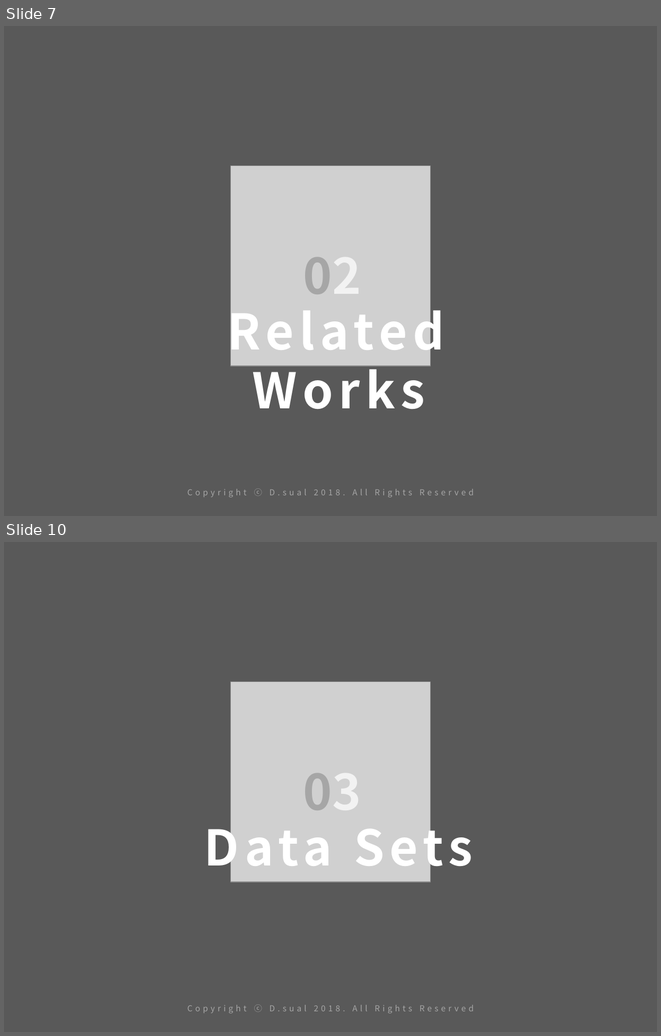
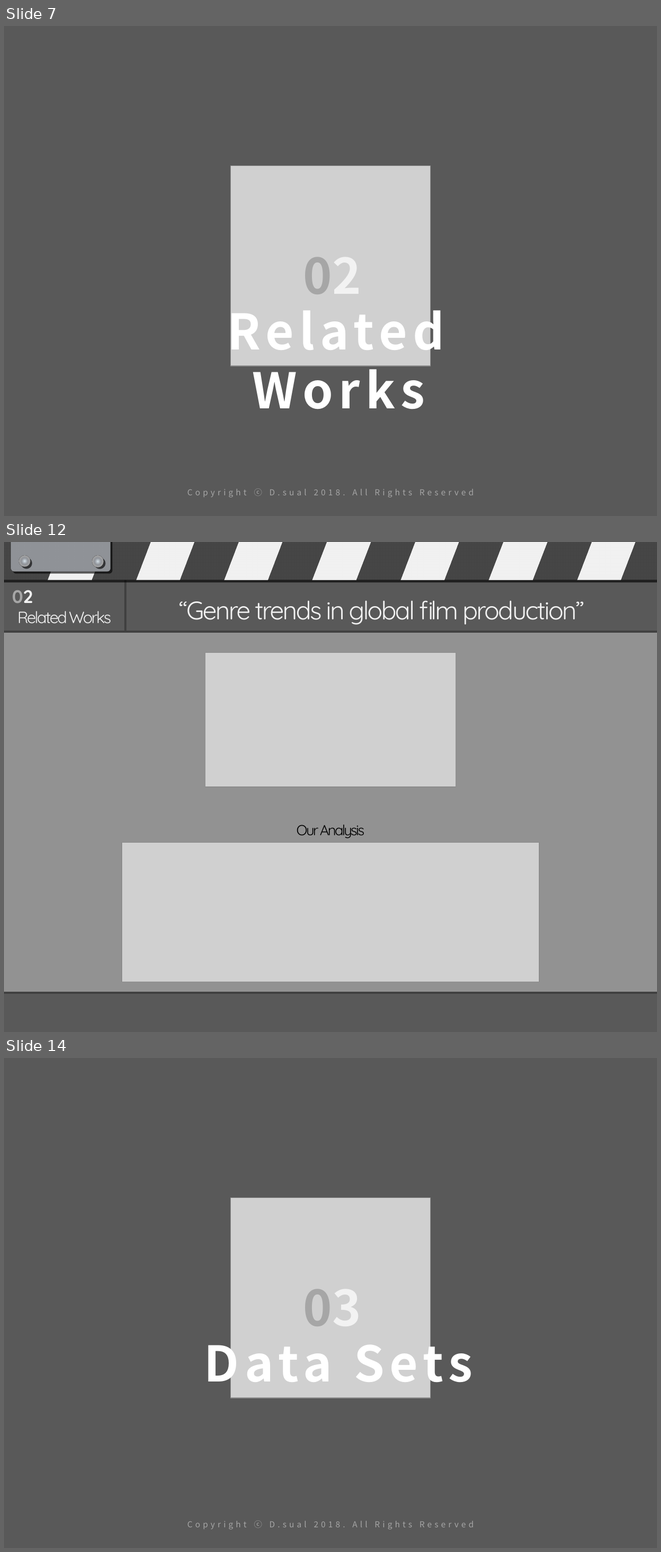
Before and after one commit to asmath472/21SRproject, a slide deck: R final presentation.pptx. Shown one above the other, each under a label of ours: slides 7 and 10 before the commit, slides 7, 12 and 14 after it; the slides between them are not shown. The pictures are 661x1036 and 661x1552 pixels, drawn with LibreOffice and Linux fonts; fonts in the diff are those of the drawing; grey boxes stand for pictures. Boxes give left, top, right and bottom in pixels: in the first picture for what was removed or moved away, otherwise in the second. Text is boxed around its words. In the diff, an @@ line names an element or a change of style, - is before the commit and + after.

```diff
--- a/R final presentation.pptx
+++ b/R final presentation.pptx
@@ slide 12 added at (4,542,657,1032), background #595959 @@
@@ rectangle added at (4,542,657,580), fill #404040 @@
@@ rounded rectangle added at (11,542,111,571), fill #92959B @@
@@ ellipse added at (19,556,30,567), fill gradient #D7E2EA to #B6BEC5 to #92959B to #A6A6A6 to #595959 @@
@@ parallelogram added at (48,542,110,580), fill #FFFFFF @@
@@ ellipse added at (92,556,103,567), fill gradient #D7E2EA to #B6BEC5 to #92959B to #A6A6A6 to #595959 @@
@@ parallelogram added at (136,542,198,580), fill #FFFFFF @@
@@ parallelogram added at (224,542,286,580), fill #FFFFFF @@
@@ parallelogram added at (312,542,374,580), fill #FFFFFF @@
@@ parallelogram added at (400,542,462,580), fill #FFFFFF @@
@@ parallelogram added at (488,542,550,580), fill #FFFFFF @@
@@ parallelogram added at (576,542,639,580), fill #FFFFFF @@
@@ line added from (125, 580) to (125, 632), #404040 2 pt @@
@@ text added at (12,590,33,603), 20 pt, text #A6A6A6, bold @@
+02
@@ text added at (179,600,584,625), 28 pt, text #F2F2F2 @@
+“Genre trends in global film production”
@@ text added at (17,611,111,624), 18 pt, text #F2F2F2 @@
+Related Works
@@ rounded rectangle added at (4,632,657,992), fill #FFFFFF at 35% opacity @@
@@ line added from (4, 632) to (657, 632), #404040 2 pt @@
@@ picture added at (205,652,456,787) @@
@@ text added at (297,824,364,838), 16 pt, text #000000 @@
+Our Analysis
@@ picture added at (122,843,539,982) @@
@@ line added from (4, 992) to (657, 992), #404040 2 pt @@
@@ rectangle added at (164,998,514,1017), fill #595959 @@
@@ what was slide 10 is now slide 14 @@
```
Also in this commit, not shown: 13 slides changed, 7 other slides added, 2 slides removed.
